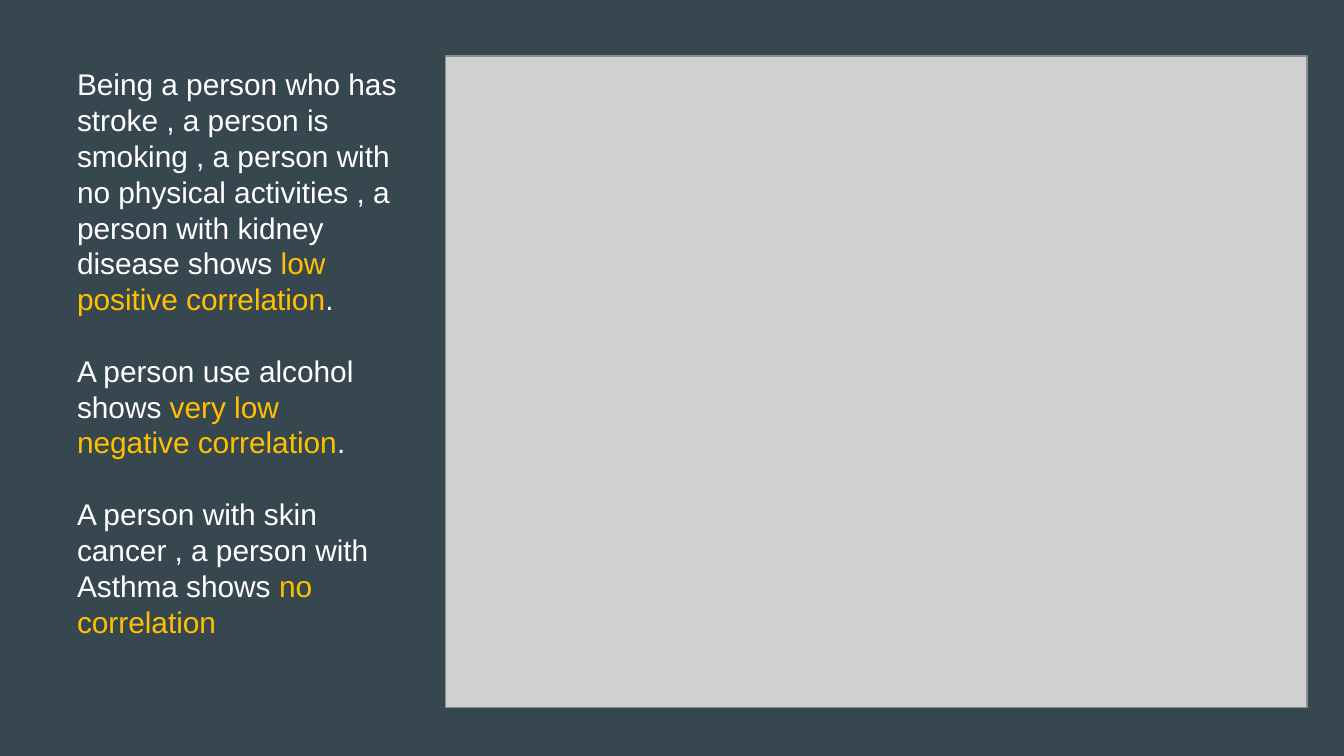
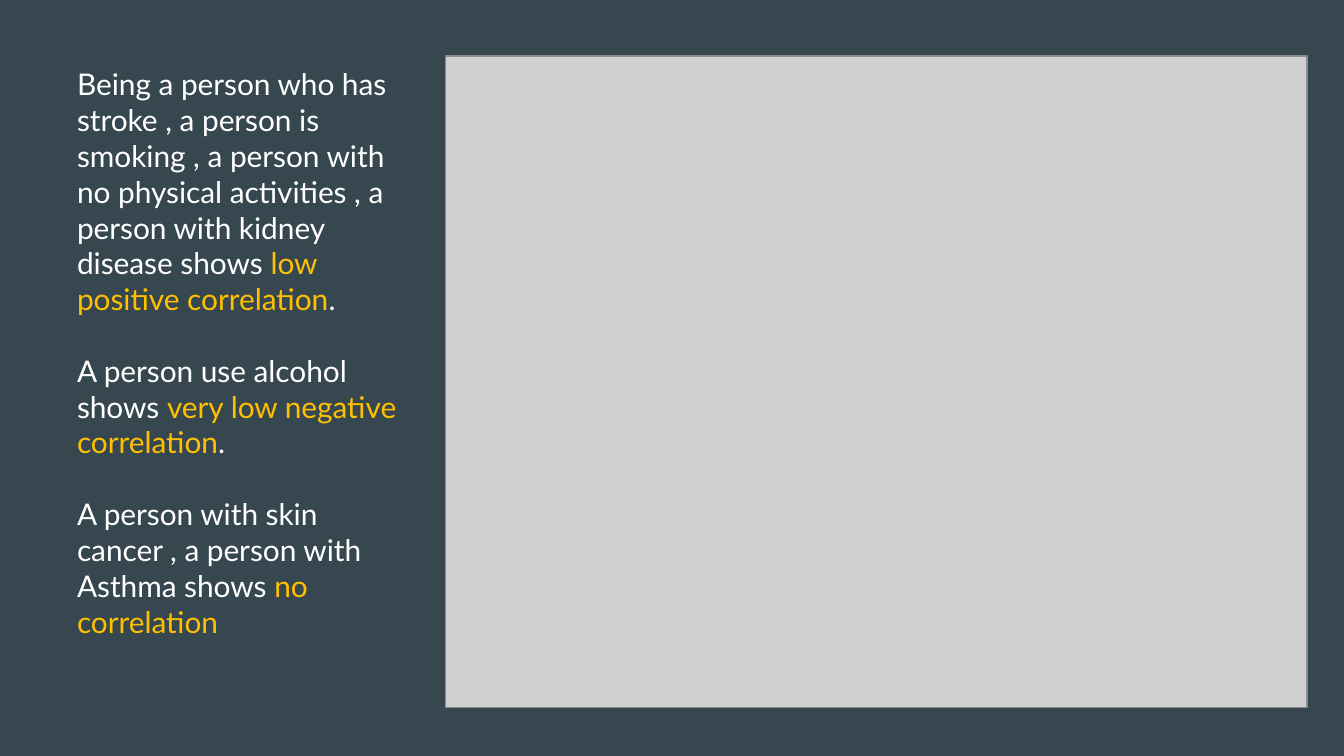
Before and after one commit to apombo90/Predicting_Heart_Disease, a slide deck: slide 12 of Final Project - Group 7.pptx. Drawn at 1344x756 pixels with LibreOffice and Linux fonts; fonts in the diff are those of the drawing; grey boxes stand for pictures. Boxes give left, top, right and bottom in pixels: in the first picture for what was removed or moved away, otherwise in the second. Text is boxed around its words. In the diff, an @@ line names an element or a change of style, - is before the commit and + after.

```diff
--- a/Final Project - Group 7.pptx
+++ b/Final Project - Group 7.pptx
@@ text "Being a person who has ..." at (77, 73, 396, 633): font Arial to Lato @@
```
Also in this commit, not shown: 5 other slides changed, 1 slide added.
